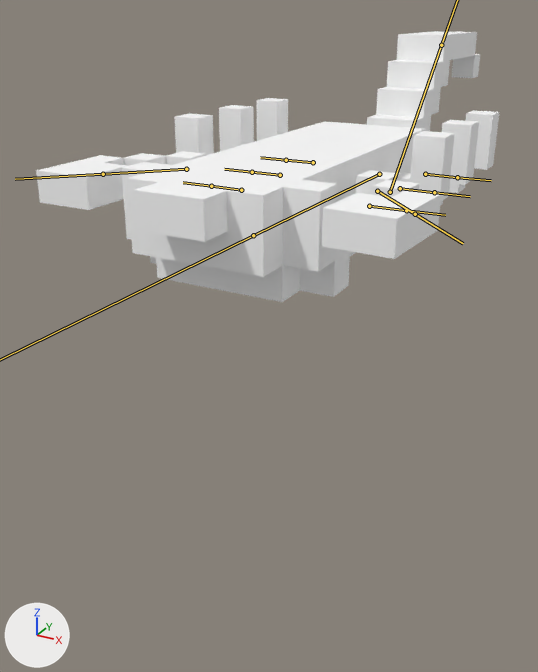
A saved change to the FBX model SheriffWest/Assets/Models/Meshes/Animals/scorpio.fbx.
Before and after are seen from a 50 mm camera at (1.15, -2.48, 1.88) aimed at (-0.26, 0.08, 0.59). Every picture has the same lights, and +X, +Y and +Z are marked at lower left. Both versions are drawn at frame 6 of the action 'Armature|Death'; the numbers are the values there. The bones that bend it are drawn over the model as lines.

Objects in the first picture: 'scorpio'.
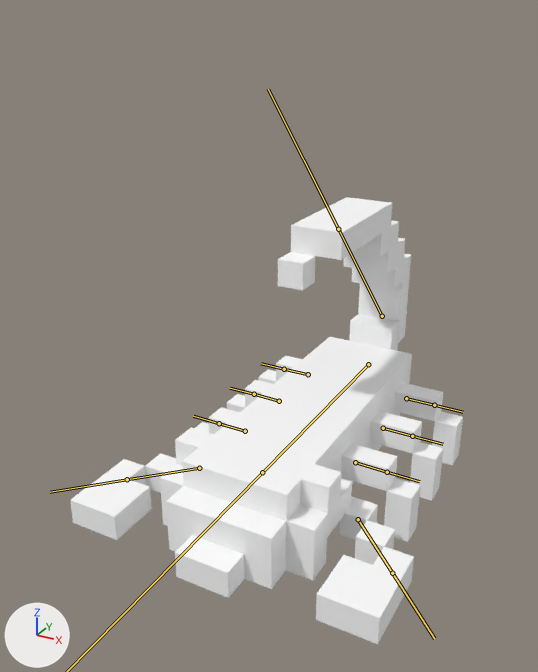
What differs and where, as boxes [x1, y1, x2, y2] in the pictures (538 x 672 px):
'scorpio', posed (15% narrower, 65% taller): before [36, 31, 499, 302]; after [70, 197, 463, 644]
bone 'Body', root to tip: before (379, 174) to (253, 235); after (368, 364) to (262, 472)
bone 'Ship', root to tip: before (390, 192) to (441, 45); after (382, 316) to (338, 229)
bone 'LegRight2', root to tip: before (400, 188) to (434, 192); after (279, 401) to (254, 394)
bone 'LegRight1', root to tip: before (369, 206) to (406, 210); after (245, 431) to (219, 423)
bone 'LegRight3', root to tip: before (425, 174) to (457, 177); after (308, 374) to (284, 369)
bone 'LegLeft1', root to tip: before (241, 190) to (211, 186); after (355, 462) to (387, 472)
bone 'LegLeft2', root to tip: before (280, 175) to (252, 172); after (383, 428) to (412, 436)
bone 'LegLeft3', root to tip: before (313, 162) to (286, 160); after (406, 398) to (434, 405)
bone 'HandRight', root to tip: before (377, 191) to (415, 214); after (199, 468) to (127, 479)
bone 'HandLeft', root to tip: before (186, 169) to (103, 174); after (358, 519) to (392, 573)

Patch to the scene script:
```diff
--- a/SheriffWest/Assets/Models/Meshes/Animals/scorpio.fbx.py
+++ b/SheriffWest/Assets/Models/Meshes/Animals/scorpio.fbx.py
@@ bone_body @@
 bone_body = bpy.data.objects['Armature'].pose.bones['Body']
-bone_body.location = (0.0, 0.0, -0.92)
-bone_body.rotation_quaternion = (0.0, 0.0, 1.0, 0.0)  # degrees (0, -180, 0)
-bone_body.scale = (1.1, 1.1, 1.1)
+bone_body.location = (0.0, 0.0, 0.0)
+bone_body.rotation_quaternion = (1.0, 0.0, 0.0, 0.0)  # degrees (0, 0, 0)
+bone_body.scale = (1.05, 1.05, 1.05)
@@ bone_ship @@
 bone_ship = bpy.data.objects['Armature'].pose.bones['Ship']
-bone_ship.location = (0.0, 0.431, -0.431)
-bone_ship.rotation_quaternion = (0.0, 0.0, -0.707, 0.707)  # degrees (-90, 0, 180)
-bone_ship.scale = (1.1, 1.1, 1.1)
+bone_ship.location = (0.0, 0.0, 0.0)
+bone_ship.rotation_quaternion = (1.0, 0.0, 0.0, 0.0)  # degrees (0, 0, 0)
+bone_ship.scale = (1.05, 1.05, 1.05)
@@ bone_legright2 @@
 bone_legright2 = bpy.data.objects['Armature'].pose.bones['LegRight2']
-bone_legright2.location = (-1.02, -0.5, 0.0)
-bone_legright2.rotation_quaternion = (0.0, 0.0, 0.0, 1.0)  # degrees (0, 0, -180)
+bone_legright2.location = (0.0, 0.0, 0.0)
+bone_legright2.rotation_quaternion = (1.0, 0.0, 0.0, 0.0)  # degrees (0, 0, 0)
@@ bone_legright1 @@
 bone_legright1 = bpy.data.objects['Armature'].pose.bones['LegRight1']
-bone_legright1.location = (-1.02, -0.5, 0.0)
-bone_legright1.rotation_quaternion = (0.0, 0.0, 0.0, 1.0)  # degrees (0, 0, -180)
+bone_legright1.location = (0.0, 0.0, 0.0)
+bone_legright1.rotation_quaternion = (1.0, 0.0, 0.0, 0.0)  # degrees (0, 0, 0)
@@ bone_legright3 @@
 bone_legright3 = bpy.data.objects['Armature'].pose.bones['LegRight3']
-bone_legright3.location = (-1.02, -0.5, 0.0)
-bone_legright3.rotation_quaternion = (0.0, 0.0, 0.0, 1.0)  # degrees (0, 0, -180)
+bone_legright3.location = (0.0, 0.0, 0.0)
+bone_legright3.rotation_quaternion = (1.0, 0.0, 0.0, 0.0)  # degrees (0, 0, 0)
@@ bone_legleft1 @@
 bone_legleft1 = bpy.data.objects['Armature'].pose.bones['LegLeft1']
-bone_legleft1.location = (1.02, -0.5, 0.0)
-bone_legleft1.rotation_quaternion = (0.0, 0.0, 0.0, 1.0)  # degrees (0, 0, 180)
+bone_legleft1.location = (0.0, 0.0, 0.0)
+bone_legleft1.rotation_quaternion = (1.0, 0.0, 0.0, 0.0)  # degrees (0, 0, 0)
@@ bone_legleft2 @@
 bone_legleft2 = bpy.data.objects['Armature'].pose.bones['LegLeft2']
-bone_legleft2.location = (1.02, -0.5, 0.0)
-bone_legleft2.rotation_quaternion = (0.0, 0.0, 0.0, 1.0)  # degrees (0, 0, 180)
+bone_legleft2.location = (0.0, 0.0, 0.0)
+bone_legleft2.rotation_quaternion = (1.0, 0.0, 0.0, 0.0)  # degrees (0, 0, 0)
@@ bone_legleft3 @@
 bone_legleft3 = bpy.data.objects['Armature'].pose.bones['LegLeft3']
-bone_legleft3.location = (1.02, -0.5, 0.0)
-bone_legleft3.rotation_quaternion = (0.0, 0.0, 0.0, 1.0)  # degrees (0, 0, 180)
+bone_legleft3.location = (0.0, 0.0, 0.0)
+bone_legleft3.rotation_quaternion = (1.0, 0.0, 0.0, 0.0)  # degrees (0, 0, 0)
@@ bone_handright @@
 bone_handright = bpy.data.objects['Armature'].pose.bones['HandRight']
-bone_handright.location = (-1.22, -0.495, -0.495)
-bone_handright.rotation_quaternion = (0.0, 0.0, -0.726, 0.688)  # degrees (87, 180, 0)
-bone_handright.scale = (1.0, 1.0, 1.0)
+bone_handright.location = (0.0, 0.0, 0.0)
+bone_handright.rotation_quaternion = (1.0, 0.0, 0.0, 0.0)  # degrees (0, 0, 0)
+bone_handright.scale = (1.05, 1.05, 1.05)
@@ bone_handleft @@
 bone_handleft = bpy.data.objects['Armature'].pose.bones['HandLeft']
-bone_handleft.location = (-1.22, -0.495, 0.495)
-bone_handleft.rotation_quaternion = (0.0, 0.0, 0.707, 0.707)  # degrees (-90, 180, 0)
-bone_handleft.scale = (1.0, 1.0, 1.0)
+bone_handleft.location = (0.0, 0.0, 0.0)
+bone_handleft.rotation_quaternion = (1.0, 0.0, 0.0, 0.0)  # degrees (0, 0, 0)
+bone_handleft.scale = (1.05, 1.05, 1.05)
```
